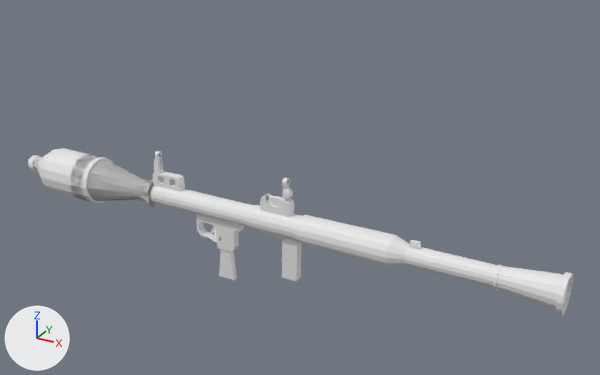
The FBX model Assets/Model/RPG-7.fbx, before and after one commit.
One viewpoint serves both versions: a 50 mm lens placed at (0.684, -1.407, 0.831), pointed at (-0.111, 0.037, 0.109). Lighting does not change. The marker at lower left points along +X, +Y and +Z. Where no turn or scale is listed for an object, it has been applied to the vertices.

Objects in the first picture: 'RPG-7', 'Russian TBG-7', 'Soviet PG-7L'.
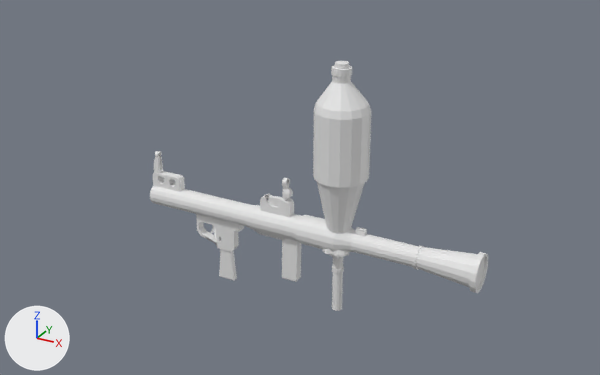
Where the newer file only moved an object's origin or applied its transform, the numbers keep the older frame.

Location of each change, (x1, y1, x2, y2) in pixels of the pictures (600 x 375 px):
'RPG-7', reshaped, rescaled (20% narrower, 13% shorter)
    before: (150, 151, 573, 315)
    after: (150, 151, 488, 293)
'Russian TBG-7', reshaped
    before: (28, 148, 156, 207)
    after: (313, 61, 372, 310)
'Soviet PG-7L', reshaped
    before: (34, 155, 113, 203)
    after: (313, 65, 369, 311)

Diff of the bpy script that builds the scene:
```diff
--- a/Assets/Model/RPG-7.fbx.py
+++ b/Assets/Model/RPG-7.fbx.py
@@ me_cylinder_007 @@
 me_cylinder_007.from_pydata(...)  # 396 vertices, 380 faces; spans x -0.876..-0.33, y -0.057..0.057, z -0.055..0.059
 # used by ob_russian_tbg_7; location = (0.0, 0.0, 0.026)
+# me_cylinder_007 part 2: the whole mesh is multiplied about its middle by the matrix ((0.0, 0.0, -1.0), (0.0, -1.0, 0.0), (-1.0, 0.0, 0.0)), then moved by (0.608, 0.0, 0.107)
@@ me_cylinder_006 @@
 me_cylinder_006.from_pydata(...)  # 342 vertices, 326 faces; spans x -0.876..-0.33, y -0.057..0.057, z -0.055..0.059
 # used by ob_soviet_pg_7l; location = (0.0, 0.0, 0.026)
+# me_cylinder_006 part 3: the whole mesh is multiplied about its middle by the matrix ((0.0, 0.0, -1.0), (0.0, -1.0, 0.0), (-1.0, 0.0, 0.0)), then moved by (0.608, 0.0, 0.104)
@@ me_cylinder @@
 # used by ob_rpg_7; location = (0.0, 0.0, 0.026); rotation_euler = (0.0, 1.571, 0.0), in degrees (0, 90, 0); scale = (0.797, 0.797, 1.0)
-me_cylinder.from_pydata(...)  # 1235 vertices, 1074 faces; spans x -0.145..0.213, y -0.05..0.05, z -0.476..0.475
+me_cylinder.from_pydata(...)  # 1235 vertices, 1074 faces; spans x -0.115..0.17, y -0.04..0.04, z -0.476..0.312
+# me_cylinder part 1: 1235 of 1235 vertices moved; they spanned x -0.145..0.213, y -0.05..0.05, z -0.476..0.475 and now span x -0.115..0.17, y -0.04..0.04, z -0.476..0.312; mean shift (0.004, 0.0, -0.034); largest move (-0.055, 0.0, 0.463) -> (-0.044, 0.0, 0.3)
@@ ob_rpg_7 @@
 ob_rpg_7.rotation_euler = (0.0, 1.571, 0.0)  # degrees (0, 90, 0)
-ob_rpg_7.scale = (0.797, 0.797, 1.0)
```
